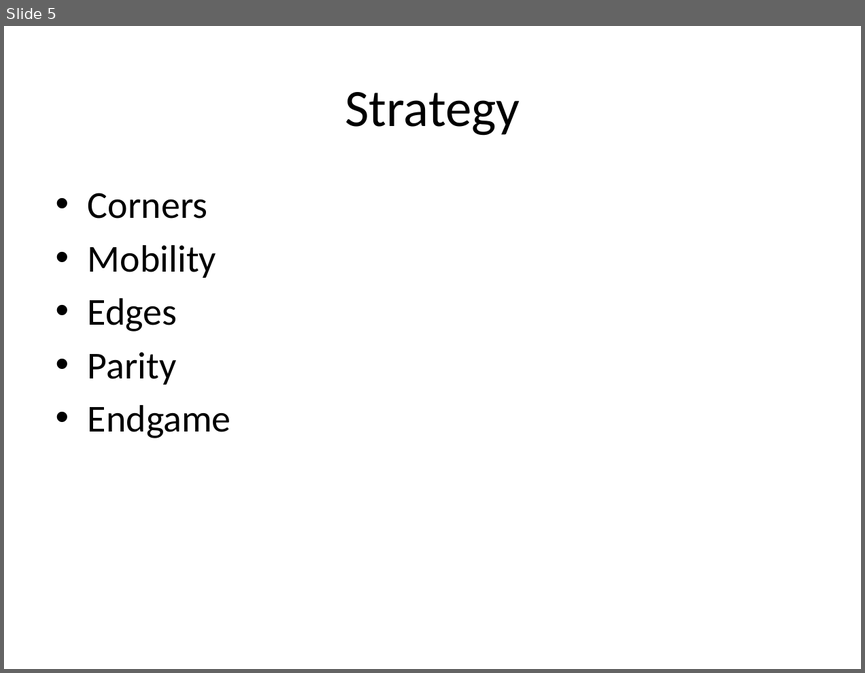
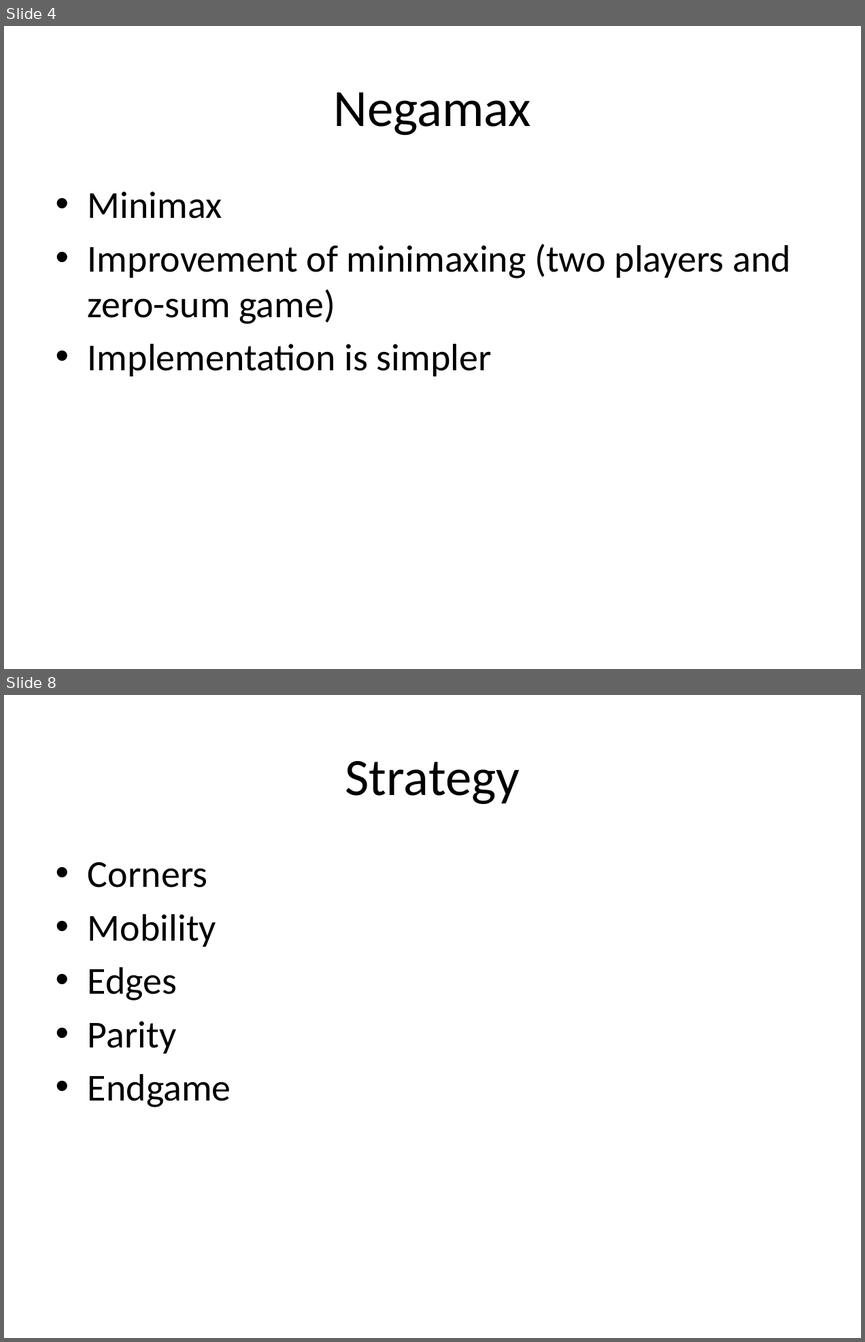
Before and after one commit to baekdahl/hyggekaffe, a slide deck: Reversi slides/reversi.pptx. Shown one above the other, each under a label of ours: slide 5 before the commit, slides 4 and 8 after it; the slides between them are not shown. The pictures are 865x673 and 865x1342 pixels, drawn with LibreOffice and Linux fonts; fonts in the diff are those of the drawing. Boxes give left, top, right and bottom in pixels: in the first picture for what was removed or moved away, otherwise in the second. Text is boxed around its words. In the diff, an @@ line names an element or a change of style, - is before the commit and + after.

```diff
--- a/Reversi slides/reversi.pptx
+++ b/Reversi slides/reversi.pptx
@@ slide 4 added at box(4, 26, 861, 669), background #FFFFFF @@
@@ title added at box(334, 92, 532, 135), 44 pt, text #000000 @@
+Negamax
@@ text added at box(88, 191, 791, 376), 32 pt, text #000000 @@
+• Minimax
+• Improvement of minimaxing (two players and zero-sum game)
+• Implementation is simpler
@@ what was slide 5 is now slide 8 @@
```
Also in this commit, not shown: 4 slides changed, 3 other slides added, 1 slide removed.
